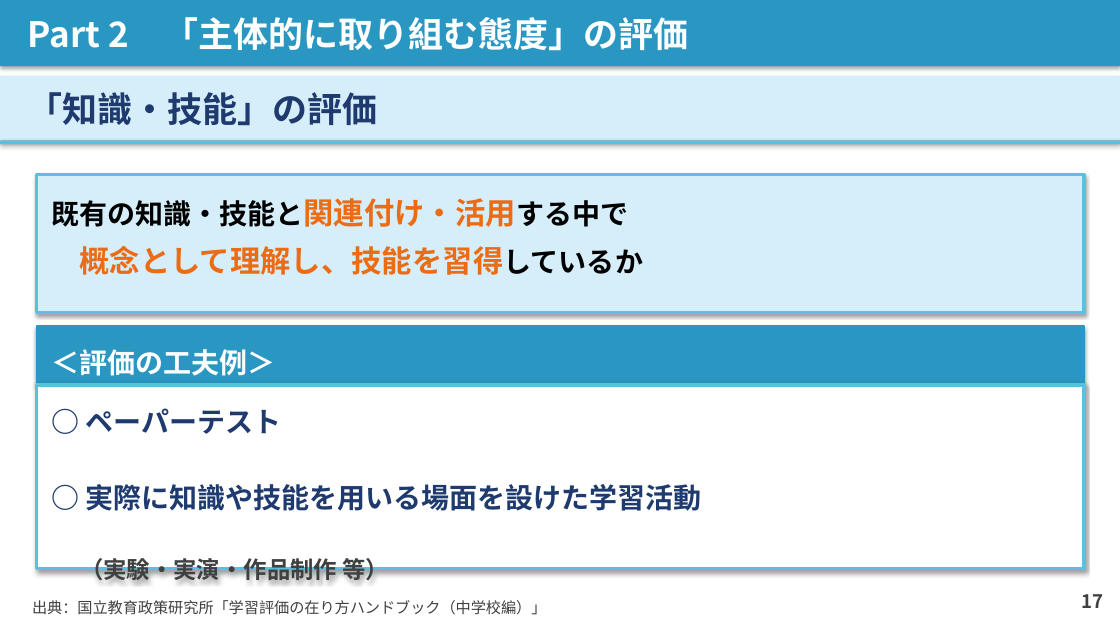
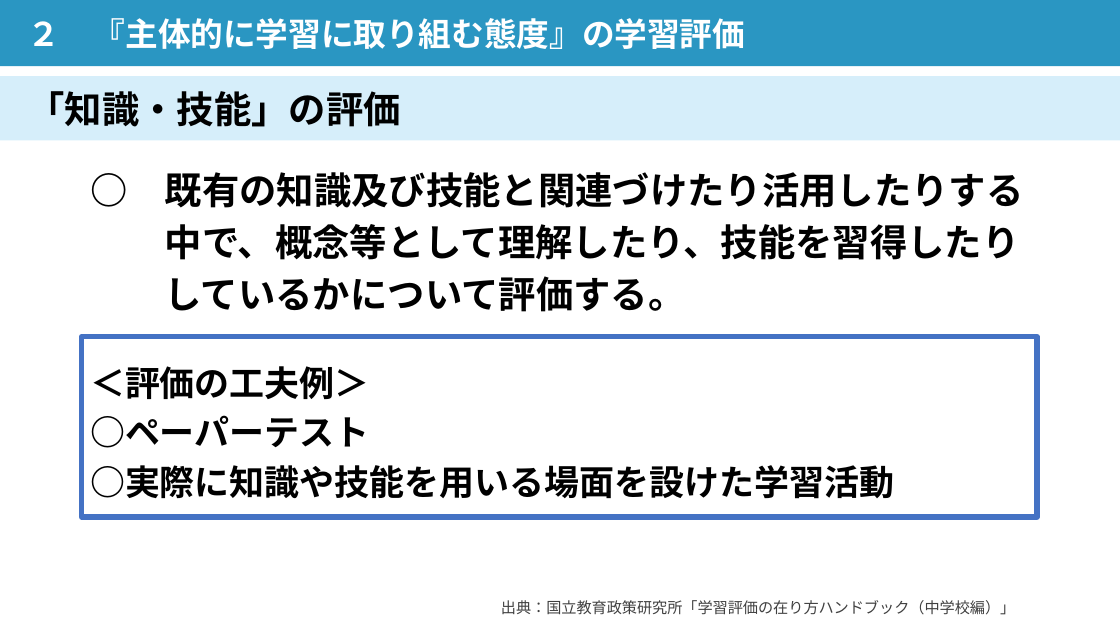
Before and after one commit to contynet730-star/con30, a slide deck: slide 15 of 講義スライド_石神井南中_20260603.pptx (slide 17 before the commit). Drawn at 1120x630 pixels with LibreOffice and Linux fonts; fonts in the diff are those of the drawing. Boxes give left, top, right and bottom in pixels: in the first picture for what was removed or moved away, otherwise in the second. Text is boxed around its words. In the diff, an @@ line names an element or a change of style, - is before the commit and + after.

```diff
--- a/講義スライド_石神井南中_20260603.pptx
+++ b/講義スライド_石神井南中_20260603.pptx
@@ rectangle "２ 『主体的に学習に取り組む態度』の学習評価" at <box>0,0,1120,66</box>: shadow off @@
@@ text in rectangle at <box>28,18,745,49</box>: text changed; size 30 to 28 pt @@
-Part 2 「主体的に取り組む態度」の評価
+２ 『主体的に学習に取り組む態度』の学習評価
@@ rectangle "「知識・技能」の評価" at <box>0,76,1120,141</box>: size 30 to 32 pt, text colour #1F3A6E to #000000; shadow off @@
@@ rectangle removed at <box>0,140,1120,144</box> @@
@@ text "○ 既有の知識及び技能と関連づけたり活用したりする": place and size @@
-text "○ 既有の知識及び技能と関連づけたり活用したりする" at <box>37,175,1085,313</box>
+text "○ 既有の知識及び技能と関連づけたり活用したりする" at <box>165,172,1024,312</box>
@@ text "○ 既有の知識及び技能と関連づけたり活用したりする" at <box>165,172,1024,312</box>: fill #D6EEFA to none; outline #5BC0DE 3 pt to none; shadow off @@
@@ text at <box>165,172,1024,312</box>: text changed; size 26 to 32 pt; text colour #EB6C15 to #000000 @@
-既有の知識・技能と関連付け・活用する中で
-概念として理解し、技能を習得しているか
+○ 既有の知識及び技能と関連づけたり活用したりする
+中で、概念等として理解したり、技能を習得したり
+しているかについて評価する。
@@ rectangle removed at <box>37,326,1085,385</box> @@
-＜評価の工夫例＞
@@ rectangle "＜評価の工夫例＞": place and size @@
-rectangle "＜評価の工夫例＞" at <box>37,385,1085,569</box>
+rectangle "＜評価の工夫例＞" at <box>82,337,1037,518</box>
@@ rectangle "＜評価の工夫例＞" at <box>82,337,1037,518</box>: fill #FFFFFF to none; outline #5BC0DE 3 pt to #4472C4 4.5 pt; shadow off @@
@@ text in rectangle at <box>90,366,895,499</box>: text changed; size 24 to 30 pt; text colour #1F3A6E to #000000 @@
-○ ペーパーテスト
-○ 実際に知識や技能を用いる場面を設けた学習活動
-（実験・実演・作品制作 等）
+＜評価の工夫例＞
+○ペーパーテスト
+○実際に知識や技能を用いる場面を設けた学習活動
@@ text "出典：国立教育政策研究所「学習評価の在り方ハンドブック（中学校編）」" at <box>501,600,1015,615</box>: alignment left to right @@
@@ text removed at <box>1081,594,1103,608</box> @@
-17
```
Also in this commit, not shown: 21 other slides changed, 5 slides added, 8 slides removed.
